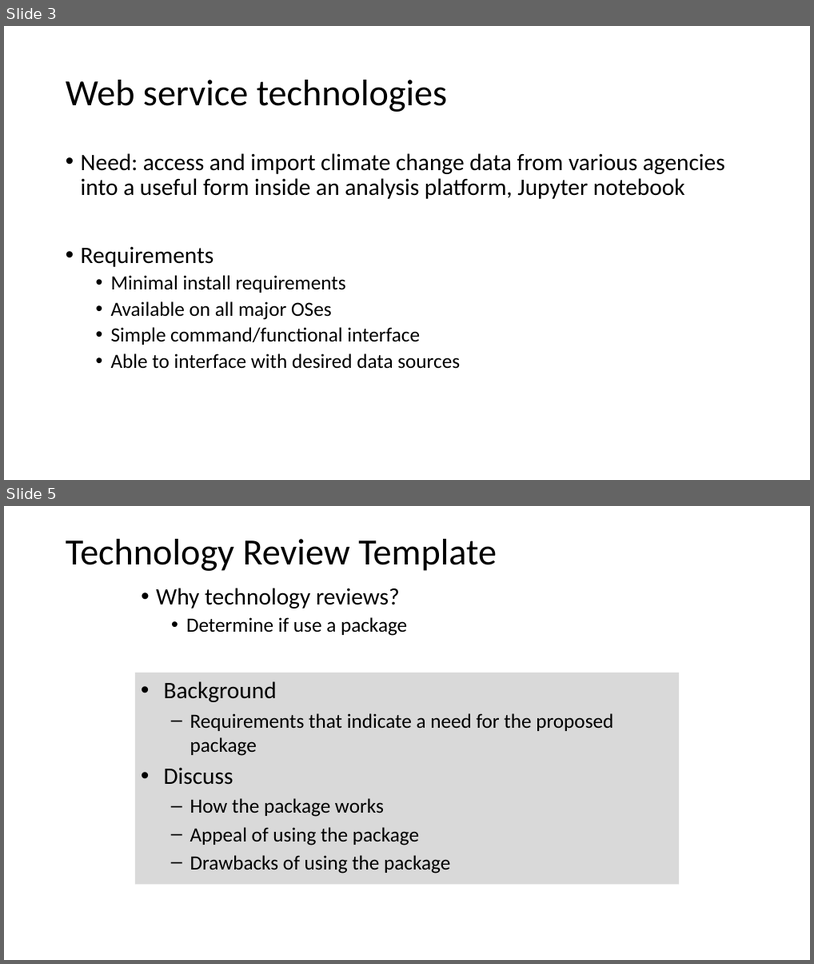
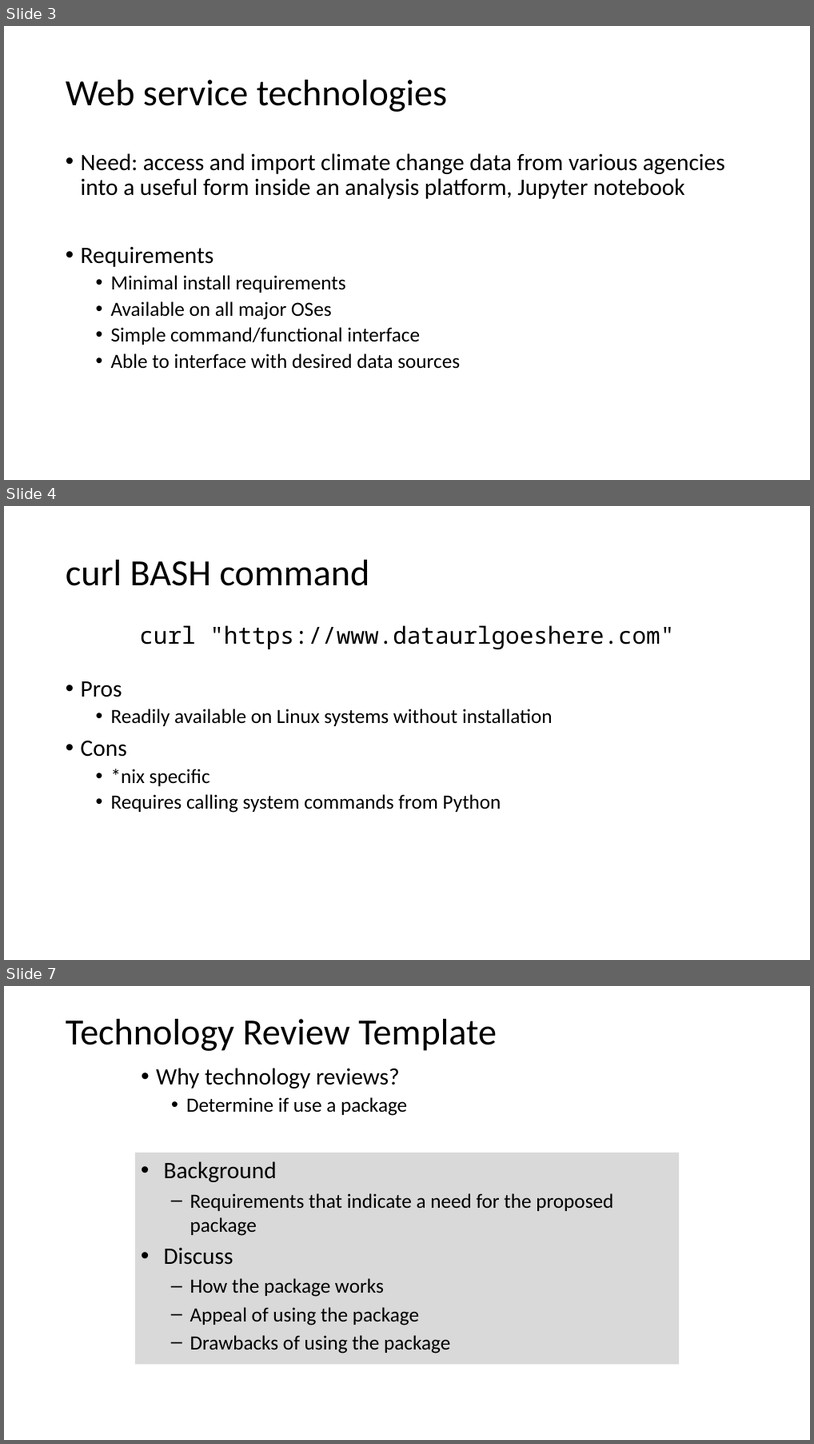
Before and after one commit to toddschultz/DegreesOfClimateChange, a slide deck: doc/design/TechnologyReview.pptx. Shown one above the other, each under a label of ours: slides 3 and 5 before the commit, slides 3, 4 and 7 after it; the slides between them are not shown. The pictures are 814x964 and 814x1444 pixels, drawn with LibreOffice and Linux fonts; fonts in the diff are those of the drawing. Boxes give left, top, right and bottom in pixels: in the first picture for what was removed or moved away, otherwise in the second. Text is boxed around its words. In the diff, an @@ line names an element or a change of style, - is before the commit and + after.

```diff
--- a/doc/design/TechnologyReview.pptx
+++ b/doc/design/TechnologyReview.pptx
@@ slide 4 added at (4,506,810,960), background #FFFFFF @@
@@ title added at (66,560,370,586), 44 pt, text #000000 @@
+curl BASH command
@@ text added at (139,625,674,650), 28 pt, text #000000 @@
+curl "https://www.dataurlgoeshere.com"
@@ text added at (81,681,553,812), 24 pt, text #000000 @@
+• Pros
+  • Readily available on Linux systems without installation
+• Cons
+  • *nix specific
+  • Requires calling system commands from Python
@@ what was slide 5 is now slide 7 @@
```
Also in this commit, not shown: 1 slide changed, 1 other slide added, 1 slide removed, 1 other file.
